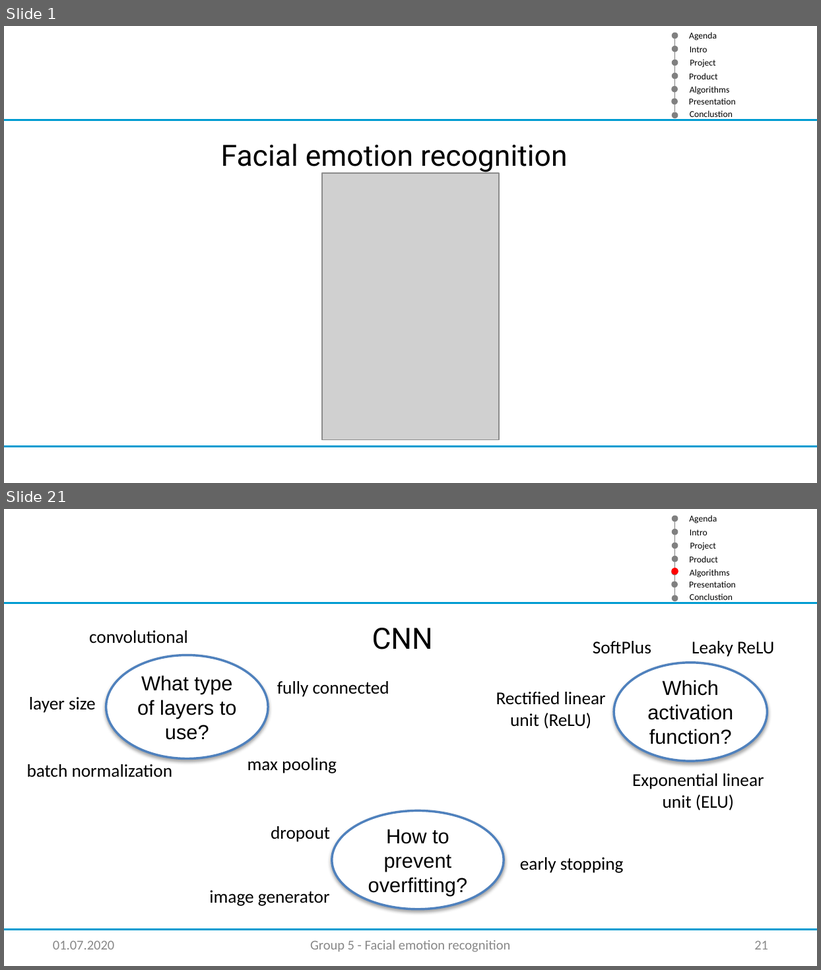
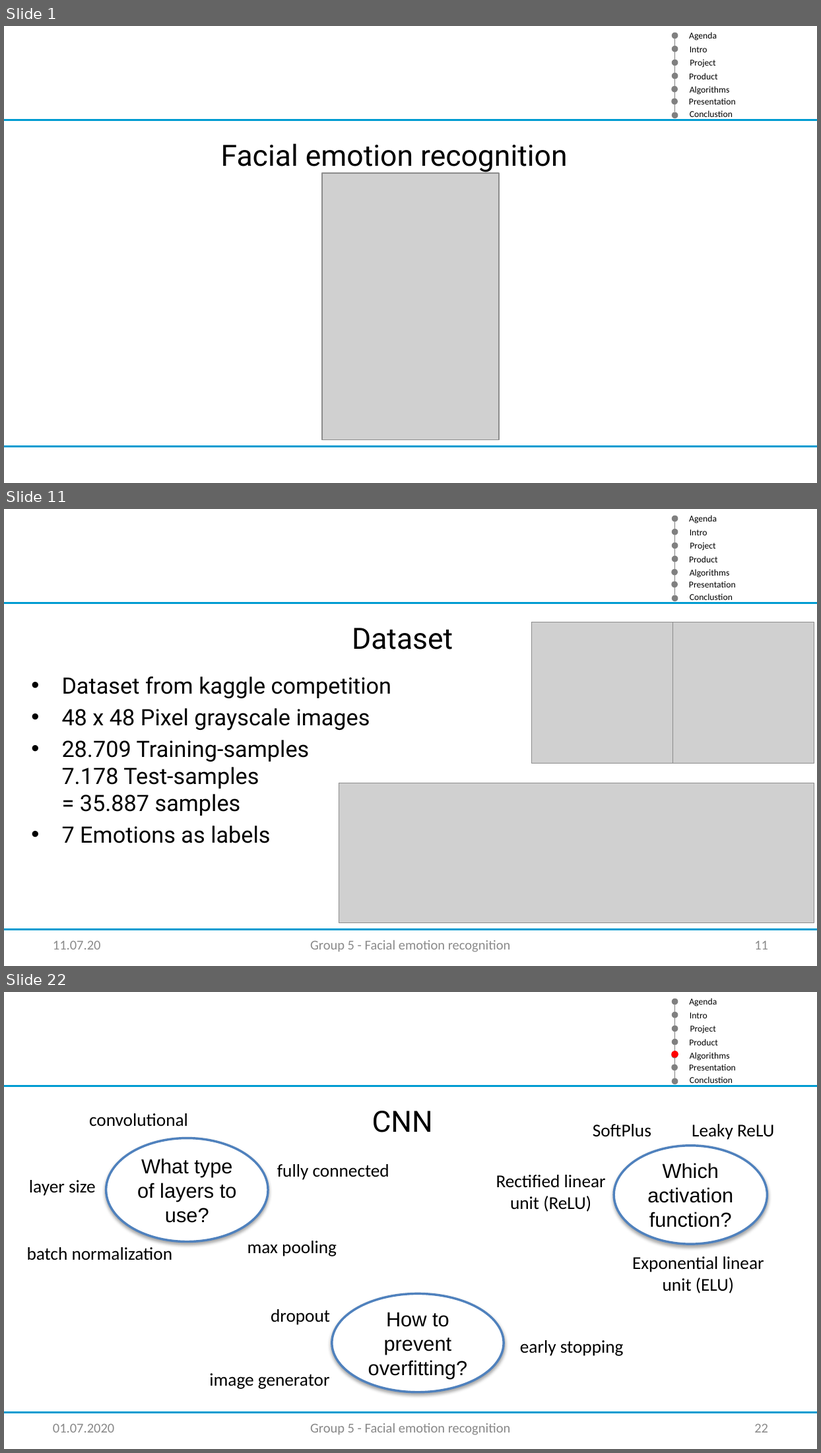
Before and after one commit to XamLe/facial_emotion, a slide deck: Documentation/Master Vortrag ML_group5_v01.pptx. Shown one above the other, each under a label of ours: slides 1 and 21 before the commit, slides 1, 11 and 22 after it; the slides between them are not shown. The pictures are 821x970 and 821x1453 pixels, drawn with LibreOffice and Linux fonts; fonts in the diff are those of the drawing; grey boxes stand for pictures; background and template pictures are left out. Boxes give left, top, right and bottom in pixels: in the first picture for what was removed or moved away, otherwise in the second. Text is boxed around its words. In the diff, an @@ line names an element or a change of style, - is before the commit and + after.

```diff
--- a/Documentation/Master Vortrag ML_group5_v01.pptx
+++ b/Documentation/Master Vortrag ML_group5_v01.pptx
@@ slide 11 added at (4,509,817,966), background #FFFFFF; not listed: 17 template elements that a slide beside it also shows @@
@@ picture added at (532,622,673,764) @@
@@ picture added at (673,622,814,764) @@
@@ text added at (352,628,453,650), 26 pt, text #000000 @@
+Dataset
@@ text added at (62,677,391,844), 20 pt, text #000000 @@
+• Dataset from kaggle competition
+• 48 x 48 Pixel grayscale images
+• 28.709 Training-samples
+  7.178 Test-samples
+  = 35.887 samples
+• 7 Emotions as labels
@@ picture added at (339,783,814,923) @@
@@ text added at (53,941,101,950), 12 pt, text #8C8C8C @@
+11.07.20
@@ text added at (310,941,511,953), 12 pt, text #8C8C8C @@
+Group 5 - Facial emotion recognition
@@ page number added at (754,941,768,950), 12 pt, text #8C8C8C @@
+11
@@ what was slide 21 is now slide 22 @@
@@ page number at (754,1424,768,1433): text changed @@
-21
+22
```
Also in this commit, not shown: 21 slides changed, 1 other file.
